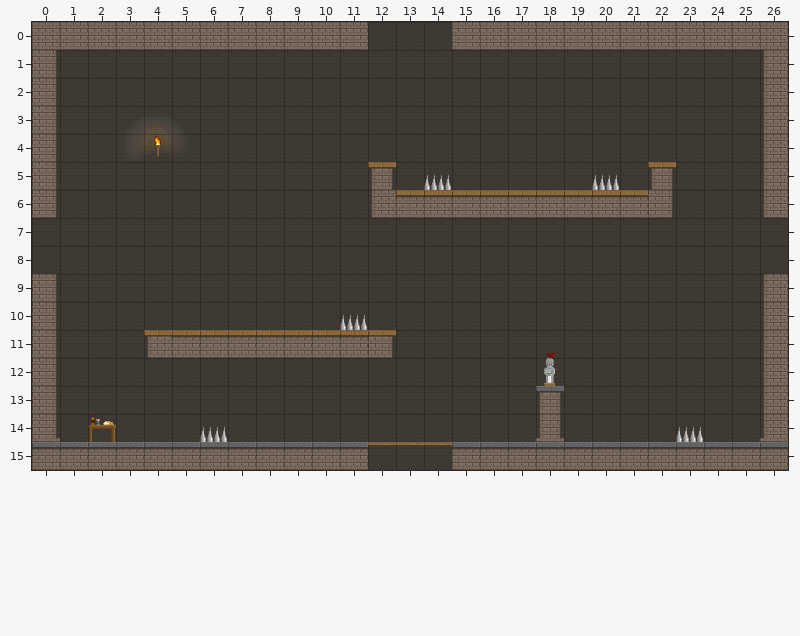
Tiled map (JSON): Maps/MapCastle_3.json. This is how it looked before the edit.
Cells are 32x32 px. Shown: x 0..26, y 0..15.
The result:
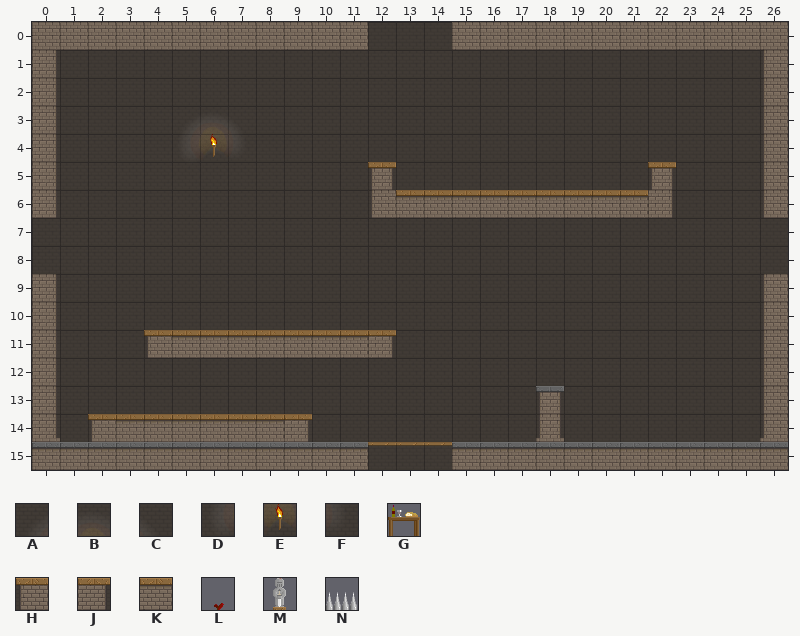
Key: from "castle_1": A 0, B 1, C 2, D 9, E 10, F 11, G 38, H 45, J 46, K 47, L 60, M 69, N 76.
_ is an empty cell.
The exact change:
Layer "Tile Layer 2":
y 3: x 3..6 ABC_ -> __AB
y 4: x 3..6 DEF_ -> __DE
y 5: x 14 N -> _; x 20 N -> _
y 10: x 11 N -> _
y 11: x 18 L -> _
y 12: x 18 M -> _
y 14: x 2..9 G___N___ -> HKKKKKKJ; x 23 N -> _
Pixel boxes of the changes (left, top, right, bottom) in both pictures:
changed: (126, 117, 228, 158)
removed: (424, 174, 451, 190)
removed: (592, 174, 619, 190)
removed: (340, 314, 367, 330)
removed: (544, 352, 555, 386)
changed: (88, 414, 312, 442)
removed: (676, 426, 703, 442)
